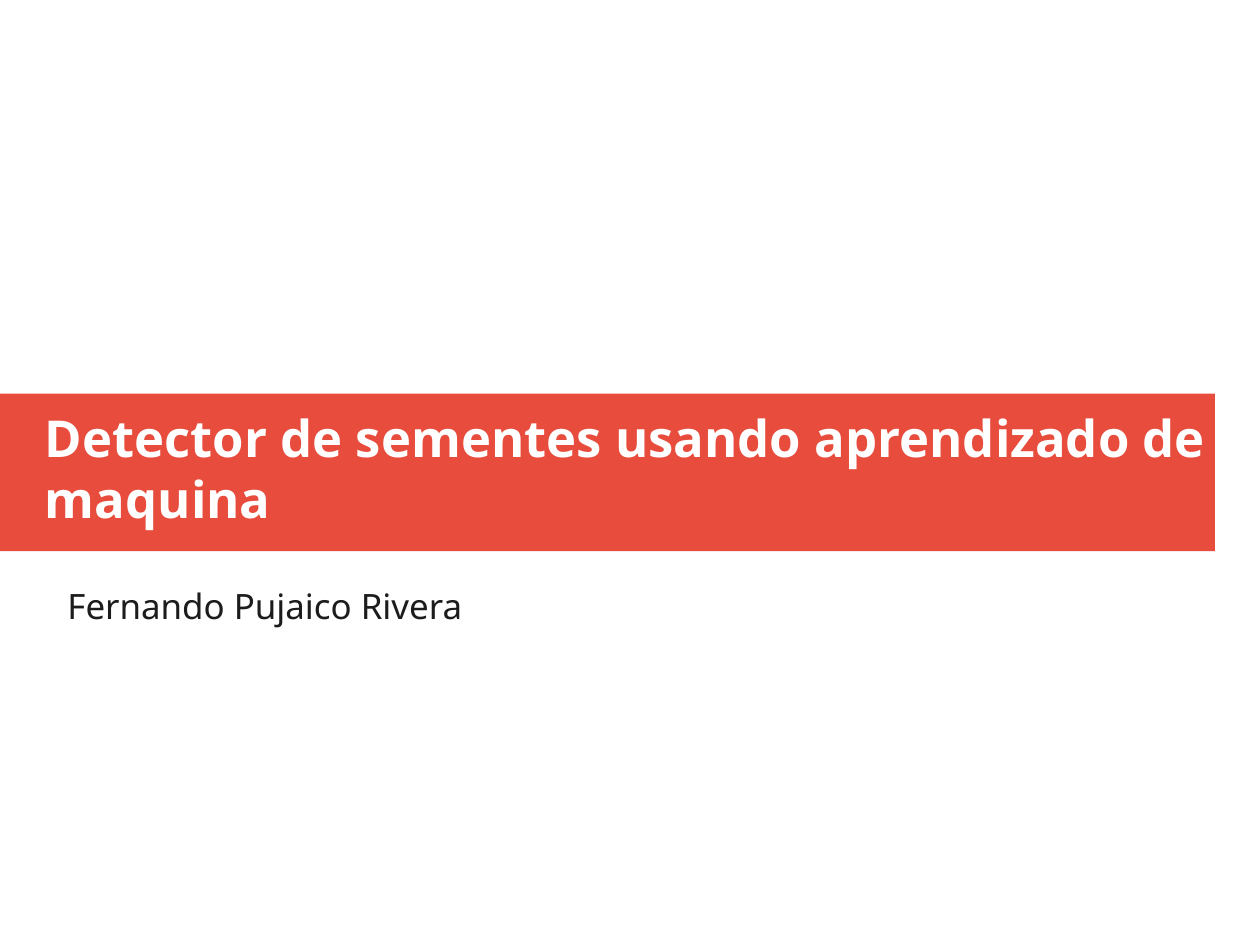
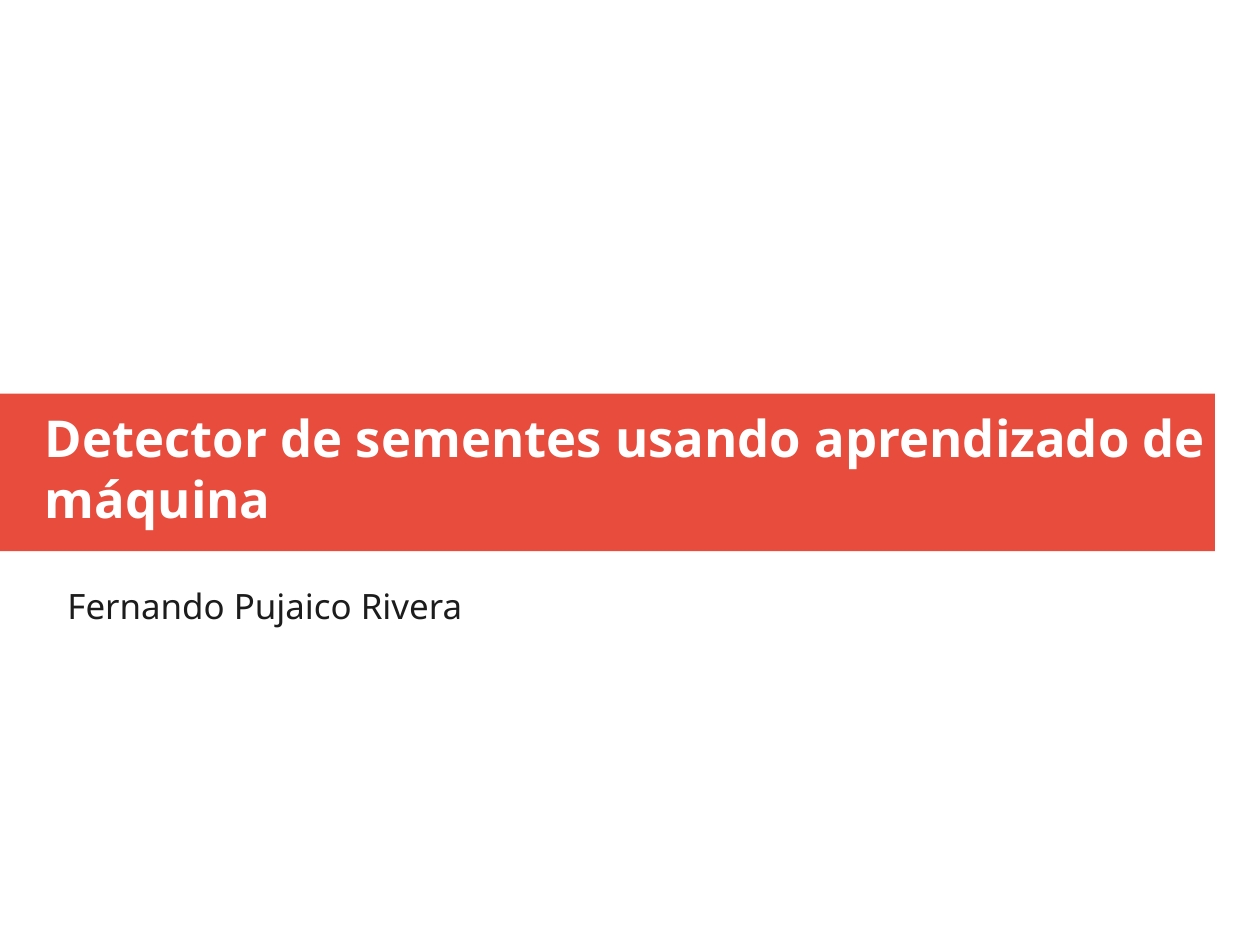
Before and after one commit to trucomanx/biospeckleml, a slide deck: slide 1 of slide/biospeckle.odp. Drawn at 1260x945 pixels with LibreOffice and Linux fonts; fonts in the diff are those of the drawing. Boxes give left, top, right and bottom in pixels: in the first picture for what was removed or moved away, otherwise in the second. Text is boxed around its words. In the diff, an @@ line names an element or a change of style, - is before the commit and + after.

Commit message:
ordenando

```diff
--- a/slide/biospeckle.odp
+++ b/slide/biospeckle.odp
@@ title at <box>45,418,1205,530</box>: text changed @@
-Detector de sementes usando aprendizado de maquina
+Detector de sementes usando aprendizado de máquina
```
